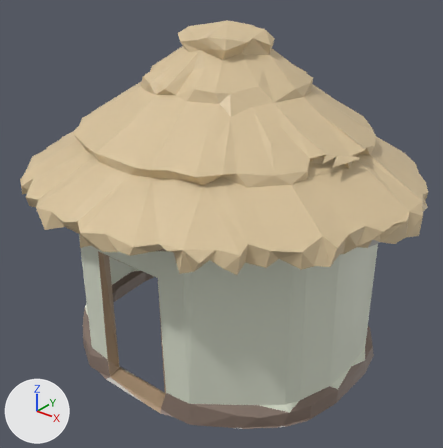
A saved change to the glTF model docs/univers/archipeo/batiments/modeles/6e-batiment-hutte-de-nenu/final-3000.glb.
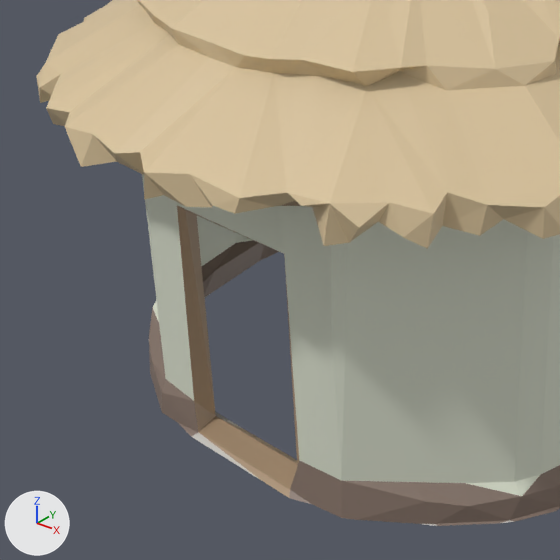
There are two pictures of each version: one whole from a 50 mm camera at (0.795, -0.993, 0.898) aimed at (0.028, -0.034, 0.304), one close up on the part from 0% to 70% of the width and 31% to 100% of the height. Every picture has the same lights, and +X, +Y and +Z are marked at lower left. The last two pictures show the newer version. Vertices at exactly the same position are counted once.

Script lines for the objects in view, before the commit:
```python
me_geometry_0 = bpy.data.meshes.new('geometry_0')
me_geometry_0.from_pydata(...)  # 1581 vertices, 2727 faces; spans x -0.433..0.455, y -0.421..0.402, z 0.0..0.73
me_geometry_0.materials.append(mat_defaultmaterial)
ob_geometry_0 = bpy.data.objects.new('geometry_0', me_geometry_0)
ob_geometry_0.location = (0.0, 0.0, 0.0)
```
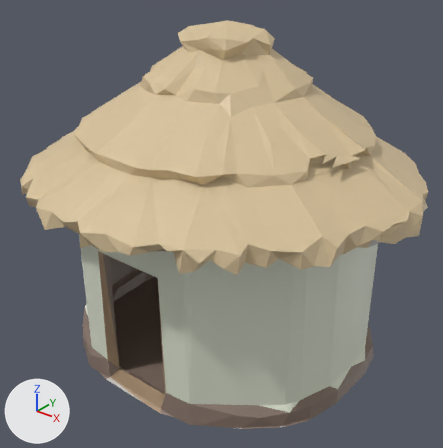
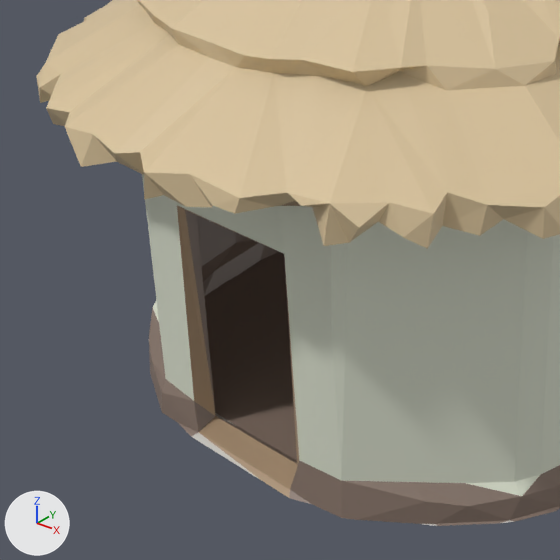
What changed in the scene script:
```text
Change me_geometry_0:
    used by ob_geometry_0; location = (0.0, 0.0, 0.0)
    remove me_geometry_0.from_pydata(...)  # 1581 vertices, 2727 faces; spans x -0.433..0.455, y -0.421..0.402, z 0.0..0.73
    add me_geometry_0.from_pydata(...)  # 1647 vertices, 2868 faces; spans x -0.433..0.455, y -0.421..0.402, z 0.0..0.73
    me_geometry_0 part 1
    33 vertices are added at x -0.294..0.317, y -0.282..0.245, z 0.002
    25 new vertices lie (0.0, 0.028, 0.0) away from vertices in x -0.294..0.317, y -0.255..0.245, z 0.002
    5 new vertices lie (0.0, 0.028, 0.0) away from vertices in x -0.294..0.317, y -0.116..0.134, z 0.002
    6 new vertices lie (0.0, 0.027, 0.0) away from vertices in x -0.239..0.261, y -0.282..0.162, z 0.002
    142 new faces join them
    me_geometry_0 part 2: 87 kept faces spanning x -0.315..0.326, y -0.312..0.284, z 0.0..0.399 get new vertex colours; the middle colour goes from light grey #dde2d0 to brown #837166
    other edits to the shape of me_geometry_0 do not show in these pictures
```

Changed parts and their boxes (x1, y1, x2, y2) in the close-ups (560 x 560 px):
part 1 of me_geometry_0, added: after (204, 252, 297, 461)
part 2 of me_geometry_0, recoloured: (185, 210, 297, 464) in both
